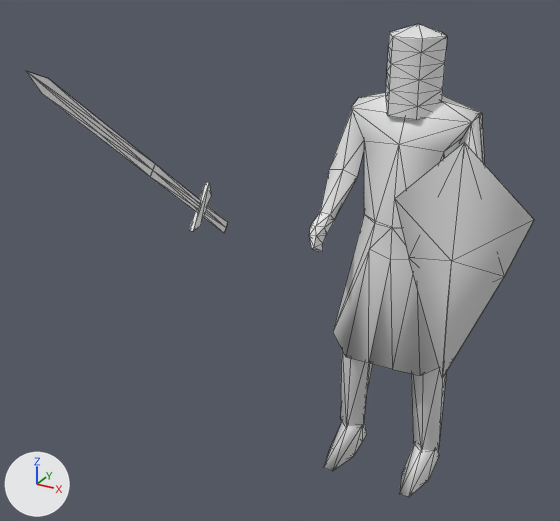
An edit to the FBX model Art/Models/SK_Soldier1.fbx, drawn before and after from the same camera.
One viewpoint serves both versions: a 50 mm camera at (0.92, -2.63, 2.1) aimed at (-0.28, -0.46, 1.01). The lights are fixed; the arrows at lower left show +X, +Y and +Z. Mesh edges are drawn as thin lines. Where no turn or scale is listed for an object, it has been applied to the vertices. Vertices at the same position are counted once.

The scene before the commit, as lines of its bpy script (objects in view):
```python
me_chevalier = bpy.data.meshes.new('chevalier')
me_chevalier.from_pydata(...)  # 236 vertices, 392 faces; spans x -0.3..0.51, y -0.24..0.15, z 0.0..1.77
me_chevalier.materials.append(mat_material01)  # white #e7e7e7
me_chevalier_001 = bpy.data.meshes.new('chevalier.001')
me_chevalier_001.from_pydata(...)  # 27 vertices, 28 faces; spans x -0.269..-0.248, y -1.037..-0.015, z 0.879..1.713
me_chevalier_001.materials.append(mat_material01)  # white #e7e7e7
ob_chevalier = bpy.data.objects.new('chevalier', me_chevalier)
ob_chevalier.location = (0.0, 0.0, 0.0)
ob_chevalier_001 = bpy.data.objects.new('chevalier.001', me_chevalier_001)
ob_chevalier_001.location = (-0.514, 0.0, 0.0)
```
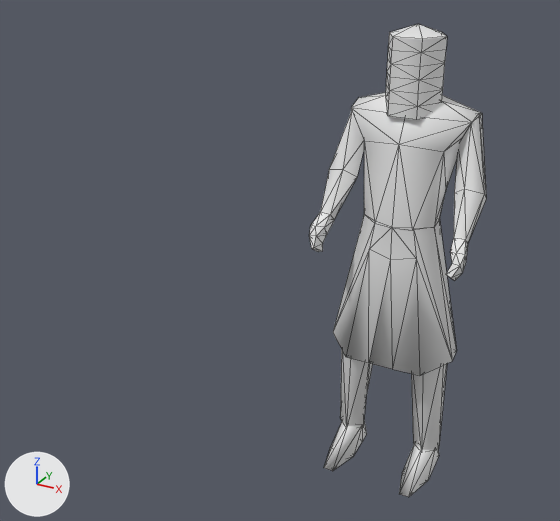
Where the change shows, as pixel boxes [x1, y1, x2, y2] in the pictures (560 x 521 px):
'chevalier', reshaped (21% narrower)
    before: [309, 24, 534, 497]
    after: [309, 24, 486, 497]
'chevalier.001', deleted
    before: [26, 71, 228, 233]
part 1 of me_chevalier, deleted
    before: [395, 142, 534, 378]

Diff of the bpy script that builds the scene:
```diff
--- a/Art/Models/SK_Soldier1.fbx.py
+++ b/Art/Models/SK_Soldier1.fbx.py
@@ me_chevalier @@
 me_chevalier.from_pydata(...)  # 236 vertices, 392 faces; spans x -0.3..0.51, y -0.24..0.15, z 0.0..1.77
 # used by ob_chevalier; location = (0.0, 0.0, 0.0)
+# me_chevalier part 1: the loose piece of 18 vertices spanning x 0.03..0.51, y -0.24..-0.18, z 0.56..1.45 is deleted
 me_chevalier.materials.append(mat_material01)
@@ ob_chevalier_001 @@
-ob_chevalier_001 = bpy.data.objects.new('chevalier.001', me_chevalier_001)
-ob_chevalier_001.location = (-0.514, 0.0, 0.0)
```
